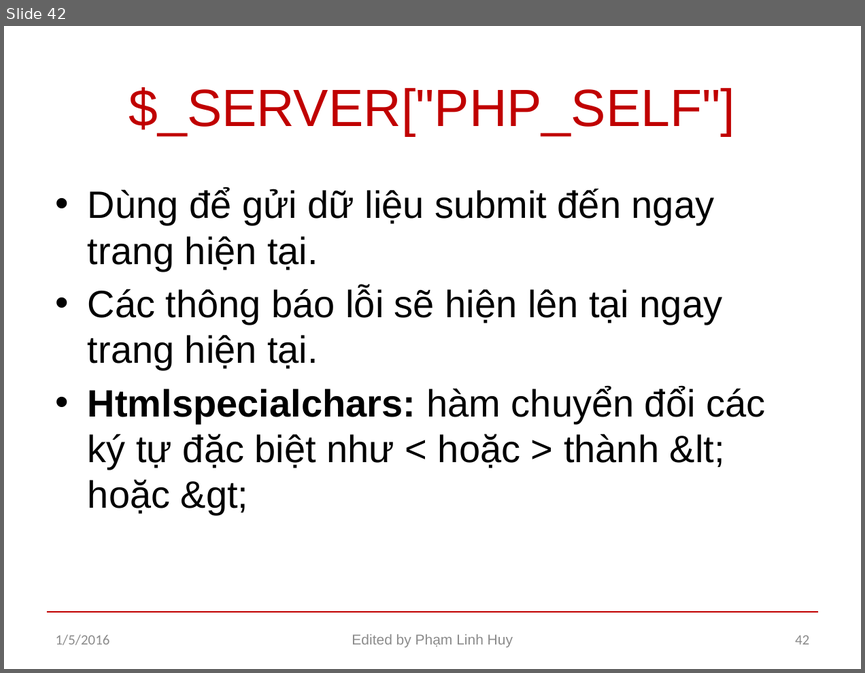
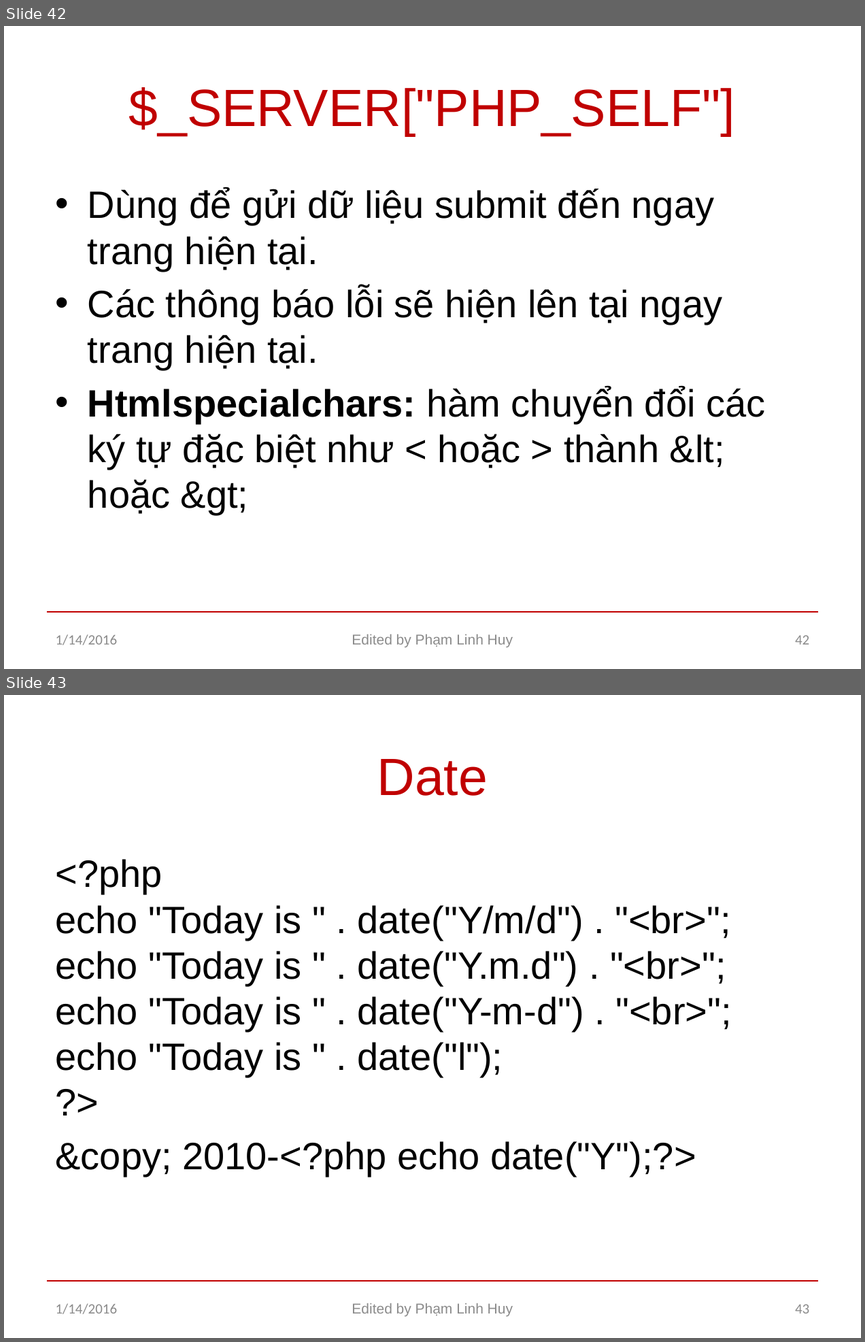
Before and after one commit to larryphamhuy/caodangnghe, a slide deck: PHP.pptx. Shown one above the other, each under a label of ours: slide 42 before the commit, slides 42 and 43 after it. The pictures are 865x673 and 865x1342 pixels, drawn with LibreOffice and Linux fonts; fonts in the diff are those of the drawing. Boxes give left, top, right and bottom in pixels: in the first picture for what was removed or moved away, otherwise in the second. Text is boxed around its words. In the diff, an @@ line names an element or a change of style, - is before the commit and + after.

```diff
--- a/PHP.pptx
+++ b/PHP.pptx
@@ slide 43 added at box(4, 695, 861, 1338), background #FFFFFF; not listed: 1 template element that a slide beside it also shows @@
@@ title added at box(377, 759, 488, 796), 44 pt, text #C00000 @@
+Date
@@ text added at box(56, 859, 731, 1176), 32 pt, text #000000 @@
+<?php
+echo "Today is " . date("Y/m/d") . "<br>";
+echo "Today is " . date("Y.m.d") . "<br>";
+echo "Today is " . date("Y-m-d") . "<br>";
+echo "Today is " . date("l");
+?>
+&copy; 2010-<?php echo date("Y");?>
@@ text added at box(56, 1303, 118, 1314), 12 pt, text #8C8C8C @@
+1/14/2016
@@ text added at box(351, 1303, 513, 1316), 12 pt, text #8C8C8C @@
+Edited by Phạm Linh Huy
@@ page number added at box(795, 1304, 809, 1313), 12 pt, text #8C8C8C @@
+43
@@ slide 42 changed as well @@
@@ text at box(56, 634, 118, 645): text changed @@
-1/5/2016
+1/14/2016
```
Also in this commit, not shown: 41 other slides changed, 4 other slides added, 3 other files.
